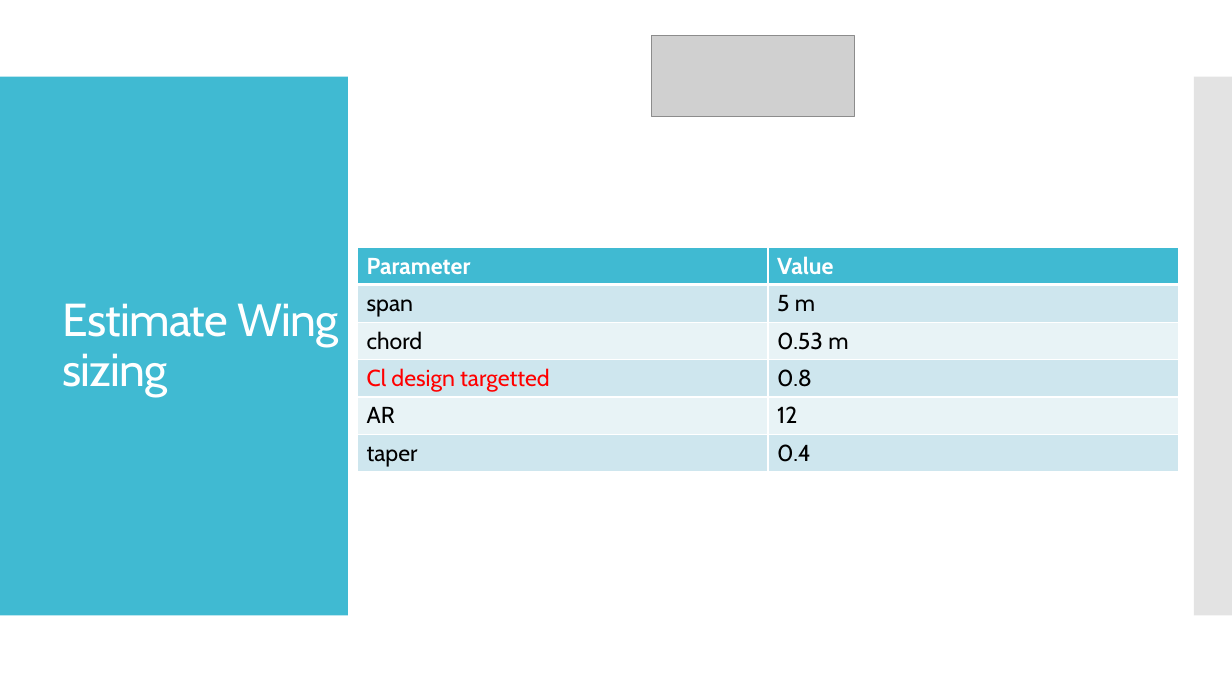
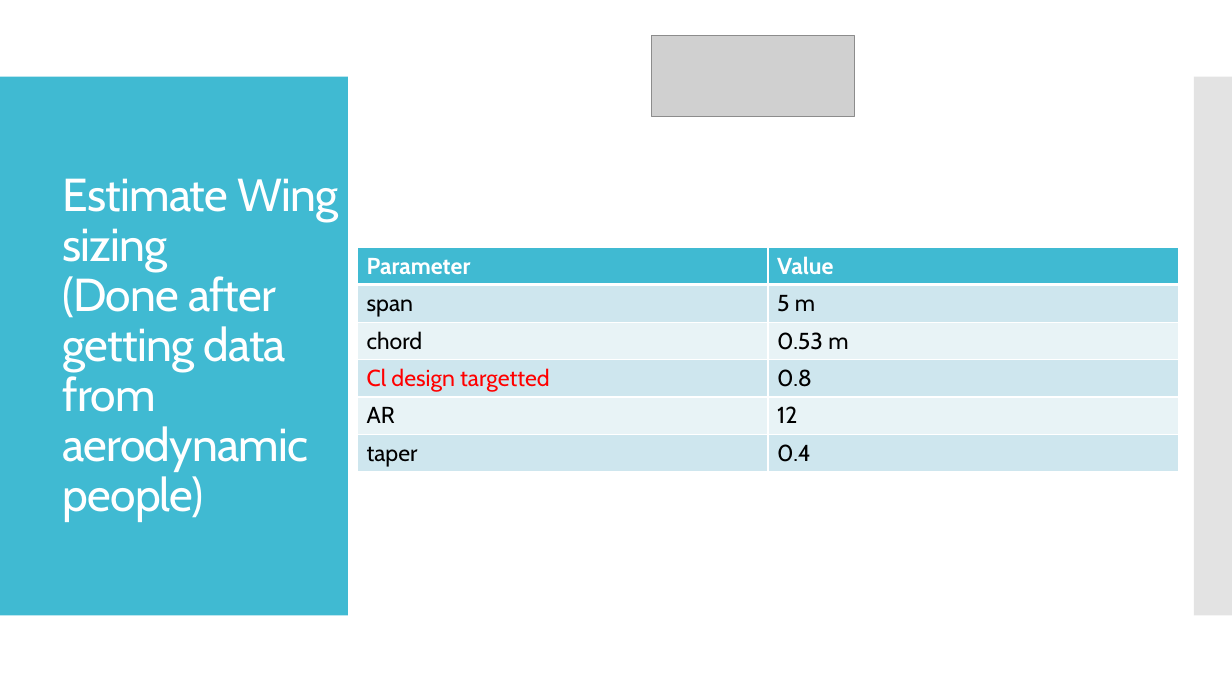
Before and after one commit to s-ritwik/VFS_IIT_KANPUR, a slide deck: slide 27 of BEMT_results/VFS performance validation.pptx. Drawn at 1232x693 pixels with LibreOffice and Linux fonts; fonts in the diff are those of the drawing; grey boxes stand for pictures. Boxes give left, top, right and bottom in pixels: in the first picture for what was removed or moved away, otherwise in the second. Text is boxed around its words. In the diff, an @@ line names an element or a change of style, - is before the commit and + after.

```diff
--- a/BEMT_results/VFS performance validation.pptx
+++ b/BEMT_results/VFS performance validation.pptx
@@ title at [63, 178, 338, 522]: text changed @@
-Estimate Wing sizing
+Estimate Wing sizing
+(Done after getting data from aerodynamic people)
```
Also in this commit, not shown: 9 other slides changed, 7 other files.
